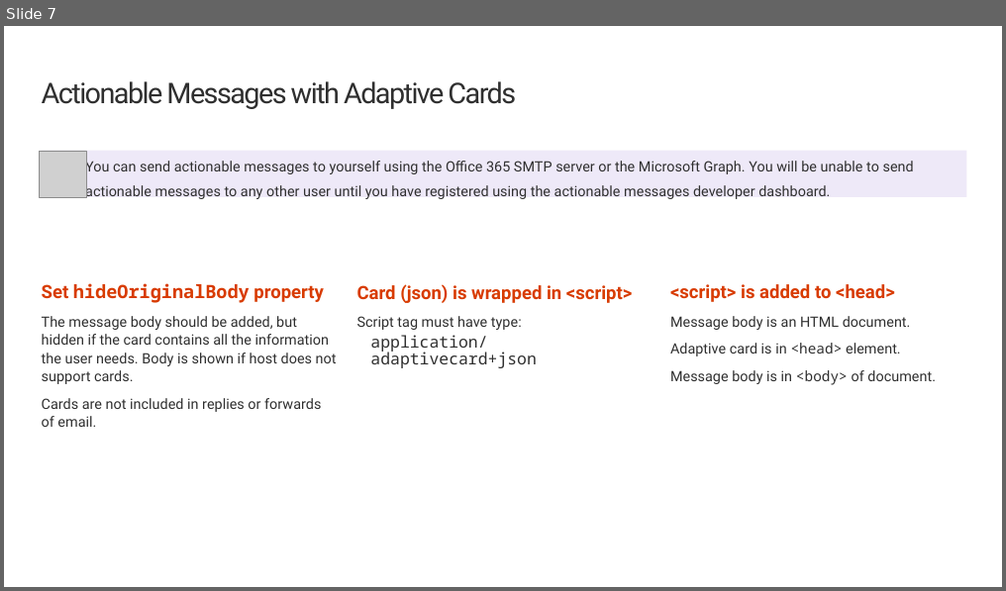
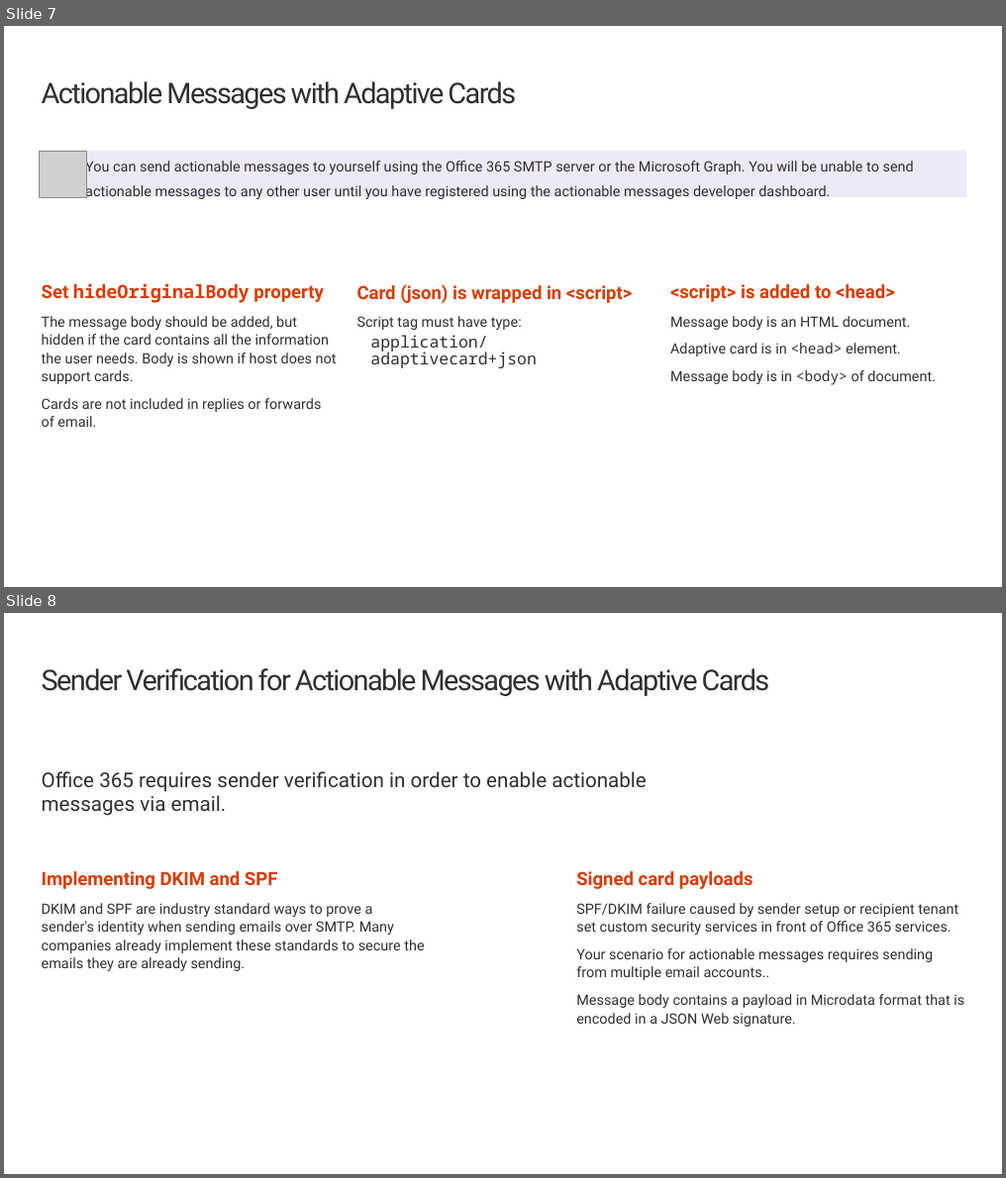
Before and after one commit to OfficeDev/TrainingContent, a slide deck: ConnectorActionableMsgs/03 Adaptive Cards/01 Adaptive Cards and Actionable Messages.pptx. Shown one above the other, each under a label of ours: slide 7 before the commit, slides 7 and 8 after it. The pictures are 1006x591 and 1006x1178 pixels, drawn with LibreOffice and Linux fonts; fonts in the diff are those of the drawing; grey boxes stand for pictures; background and template pictures are left out. Boxes give left, top, right and bottom in pixels: in the first picture for what was removed or moved away, otherwise in the second. Text is boxed around its words. In the diff, an @@ line names an element or a change of style, - is before the commit and + after.

Commit message:
Added slide for signed payload messages

```diff
--- a/ConnectorActionableMsgs/03 Adaptive Cards/01 Adaptive Cards and Actionable Messages.pptx
+++ b/ConnectorActionableMsgs/03 Adaptive Cards/01 Adaptive Cards and Actionable Messages.pptx
@@ slide 8 added at <box>4,613,1002,1174</box>, background #FFFFFF @@
@@ title added at <box>42,668,770,696</box>, 28 pt, text #2F2F2F @@
+Sender Verification for Actionable Messages with Adaptive Cards
@@ text added at <box>42,771,647,816</box>, 20 pt, text #2F2F2F @@
+Office 365 requires sender verification in order to enable actionable messages via email.
@@ text added at <box>42,871,424,971</box>, 14 pt, text #2F2F2F @@
+Implementing DKIM and SPF
+DKIM and SPF are industry standard ways to prove a sender's identity when sending emails over SMTP. Many companies already implement these standards to secure the emails they are already sending.
@@ text added at <box>576,871,964,1027</box>, 14 pt, text #2F2F2F @@
+Signed card payloads
+SPF/DKIM failure caused by sender setup or recipient tenant set custom security services in front of Office 365 services.
+Your scenario for actionable messages requires sending from multiple email accounts..
+Message body contains a payload in Microdata format that is encoded in a JSON Web signature.
```
